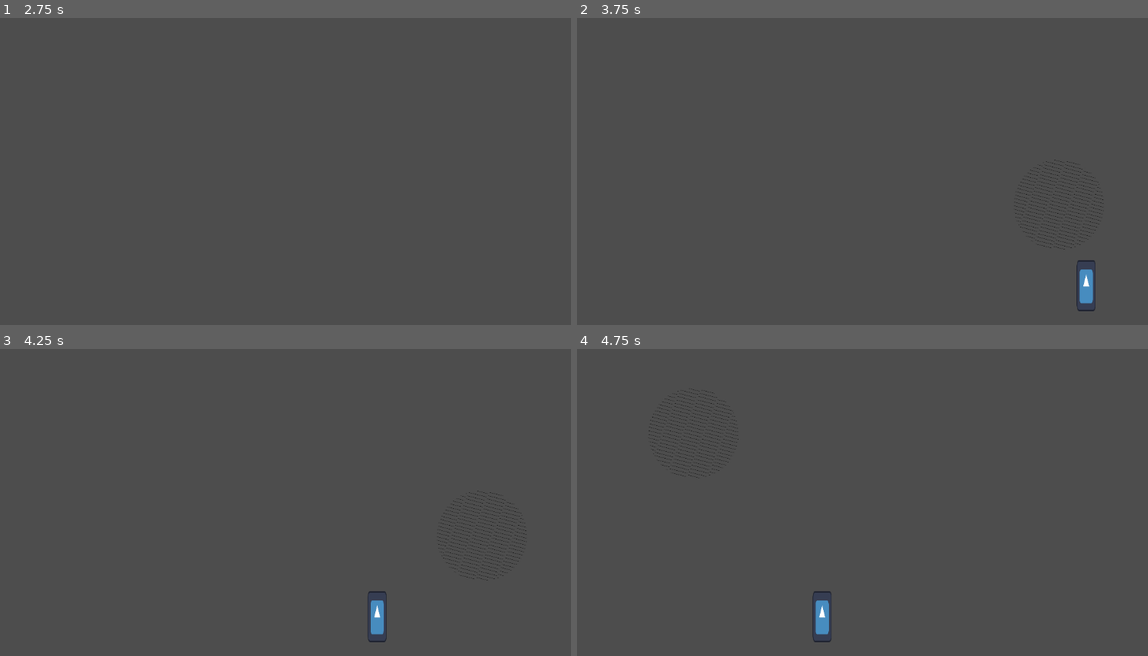
Above: before the commit, frames 1-4 (two rows, left to right).
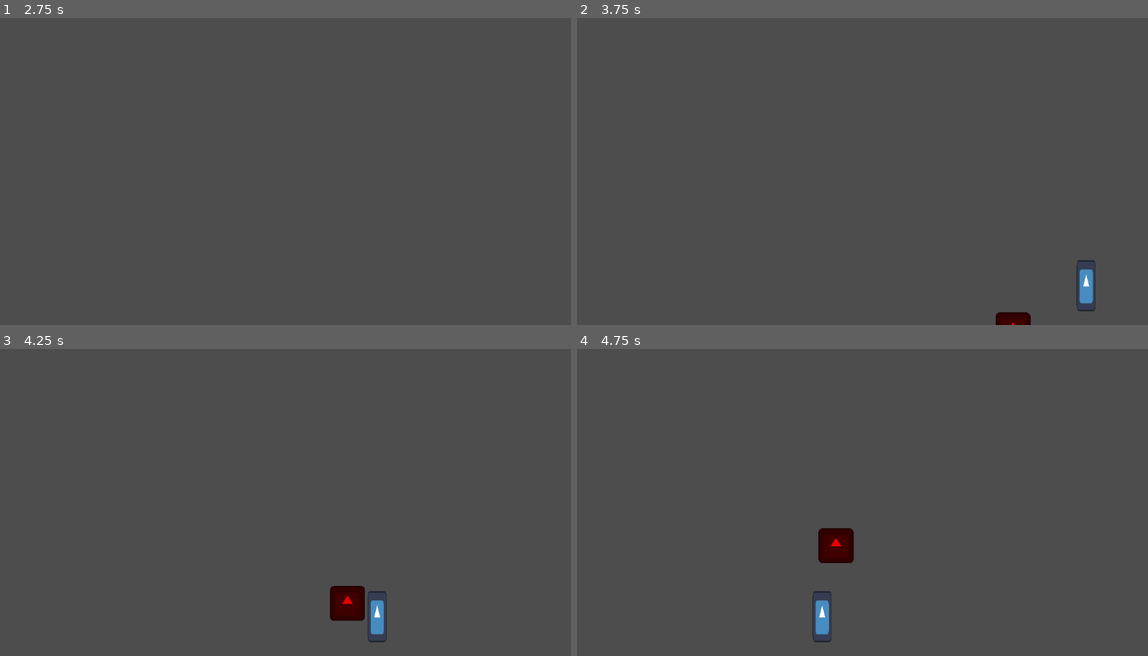
Above: after the commit, the same moments.

Repository: CR1SI/Project-W
Game: Godot game, scene res://scenes/player_related/player.tscn
Same seed, same stepped clock (60 frames per second), same inputs: the game is played once before the commit and once after it. The project has no main scene, so this scene is started directly. The engine's default icon, where the game draws it, is replaced by a stand-in: a white triangle on a blue panel in a dark square.
Inputs (mouse positions are in pixels of both pictures, inside the frame that each line leads up to):
- Up to frame 1 (2.75 s): tap Enter at 0.5 s; move the mouse to (439, 137) at 0.52 s; hold D (right) 0.53-1.28 s; click (439, 137) at 0.6 s; move the mouse to (182, 171) at 1.27 s; hold S (down) 1.28-2.03 s; click (182, 171) at 1.35 s; move the mouse to (365, 79) at 2.02 s; hold D (right) from 2.03 s (still down); hold Shift (dodge) from 2.03 s (still down); click (365, 79) at 2.3 s
- Up to frame 2 (3.75 s): tap Space at 2.75 s; move the mouse to (851, 223) at 2.77 s; release D (right) at 2.78 s; release Shift (dodge) at 2.78 s; hold W (up) 2.78-3.53 s; tap 1 (spell1) at 2.85 s; click (851, 223) at 3.05 s; move the mouse to (1062, 205) at 3.52 s; hold A (left) from 3.53 s (still down); click (1062, 205) at 3.6 s
- Up to frame 3 (4.25 s): keep holding A (left)
- Up to frame 4 (4.75 s): keep holding A (left); move the mouse to (696, 434) at 4.27 s; click (696, 434) at 4.35 s

Frame 1 is identical in both runs. In frame 2, 0.5% of the frame differs, in the area x 73-93%, y 46-100%; in frame 3, 0.9%; in frame 4, 0.9%, in the area x 12-49%, y 12-70%.

Commit message:
fixed!
targeting zone seems to be working correctly. now I just need to add the separate water attack and make sure the duration works and then we can test out some combinations!

Diff:
--- a/resources/spell_resources/fireball.tres
+++ b/resources/spell_resources/fireball.tres
@@ -6,8 +6,9 @@
 script = ExtResource("1_3fqav")
 spell_cost = 30
 cooldown = 5.0
+spell_duration = 9.5
 spell_type = 2
 dmg = 50
 spell_speed = 400
 can_combine = true
-requires_targeting = true
+requires_targeting = false
--- a/scenes/spells/fireball.tscn
+++ b/scenes/spells/fireball.tscn
@@ -13,6 +13,8 @@
 resource = ExtResource("2_tx7j8")
 
 [node name="Sprite2D" type="Sprite2D" parent="."]
+modulate = Color(0.919281, 4.47616e-06, 1.15514e-06, 1)
+self_modulate = Color(1, 0, 0, 1)
 position = Vector2(-0.726931, 2.52777)
 scale = Vector2(0.517758, 0.517758)
 texture = ExtResource("1_u7lcq")
--- a/scripts/custom_resources/spell_base.gd
+++ b/scripts/custom_resources/spell_base.gd
@@ -12,6 +12,7 @@
 
 @export var spell_cost: int
 @export var cooldown: float
+@export var spell_duration: float
 
 @export var spell_type: Elements
 @export var dmg: int
--- a/scripts/player_scripts/spell_manager.gd
+++ b/scripts/player_scripts/spell_manager.gd
@@ -25,16 +25,13 @@
 		var spell_scene = spell_scenes[spell]
 		var spell_instance = spell_scene.instantiate()
 
-		if spell_instance.resource.requires_targeting:
-			start_targeting(spell_instance)
-		else:
-			spell_instance.position = position
-			add_child(spell_instance)
-			spell_fired = true
+		spell_instance.position = position
+		add_child(spell_instance)
+		spell_fired = true
 		#check for cooldown!
-			if spell_fired and selected_spell > -1:
-				await get_tree().create_timer(spell_scenes[selected_spell].instantiate().resource.cooldown).timeout
-				spell_fired = false
+		if spell_fired and selected_spell > -1:
+			await get_tree().create_timer(spell_scenes[selected_spell].instantiate().resource.cooldown).timeout
+			spell_fired = false
 
 func select_spell(spell_index: int):
 	match spell_index:
@@ -51,29 +48,11 @@
 	target_radius.visible = true
 	print("targeting")
 
-	await wait_for_target(spell_instance)
-
-func wait_for_target(spell_instance):
-	print ("waiting")
-	while is_targeting:
-		await get_tree().process_frame
-	var target_position = target_radius.global_position
-	var spawn_position = target_position + Vector2(0,-100)
-	spell_instance.position = spawn_position
-
-	add_child(spell_instance)
-	spell_instance.fire_spell()
-	spell_fired = true
-
-	if spell_fired and selected_spell > -1:
-		await get_tree().create_timer(spell_scenes[selected_spell].instantiate().resource.cooldown).timeout
-		spell_fired = false
 
 func stop_targeting():
 	print("targeting stopped")
 	is_targeting = false
 	target_radius.visible = false
-
 	var target_position = target_radius.global_position
 	cast_spell(selected_spell, target_position)
 
--- a/scripts/player_scripts/walk_state.gd
+++ b/scripts/player_scripts/walk_state.gd
@@ -34,5 +34,8 @@
 			spell_manager.select_spell(spell_manager.SpellType.FIREBALL)
 			print(spell_manager.selected_spell) #to see if it is the correct spell!
 	elif Input.is_action_just_pressed("cast") and spell_manager.selected_spell > -1 and spell_manager.spell_fired == false:
-		return casting
+		if spell_manager.is_targeting:
+			spell_manager.stop_targeting()
+		else:
+			return casting
 	return null
--- a/scripts/spell_scripts/base_script.gd
+++ b/scripts/spell_scripts/base_script.gd
@@ -16,7 +16,7 @@
 
 func fire_spell():
 	if resource.requires_targeting:
-		direction = (get_global_mouse_position() - global_position).normalized()
+		direction = Vector2.ZERO
 	else:
 		direction = (get_global_mouse_position() - position).normalized()
 	spell_fired = true
